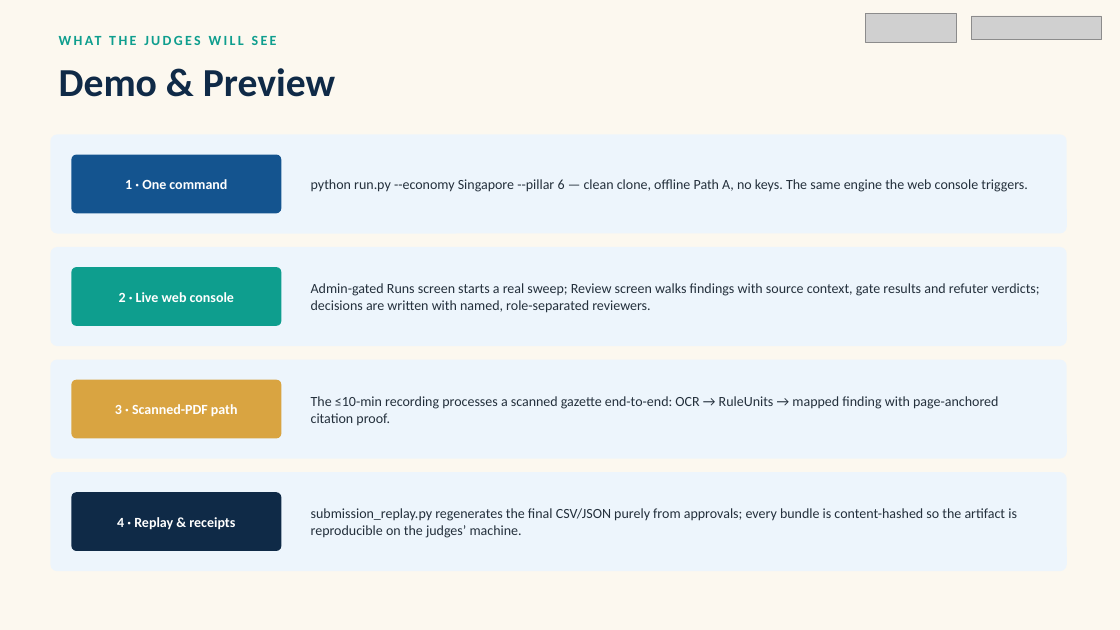
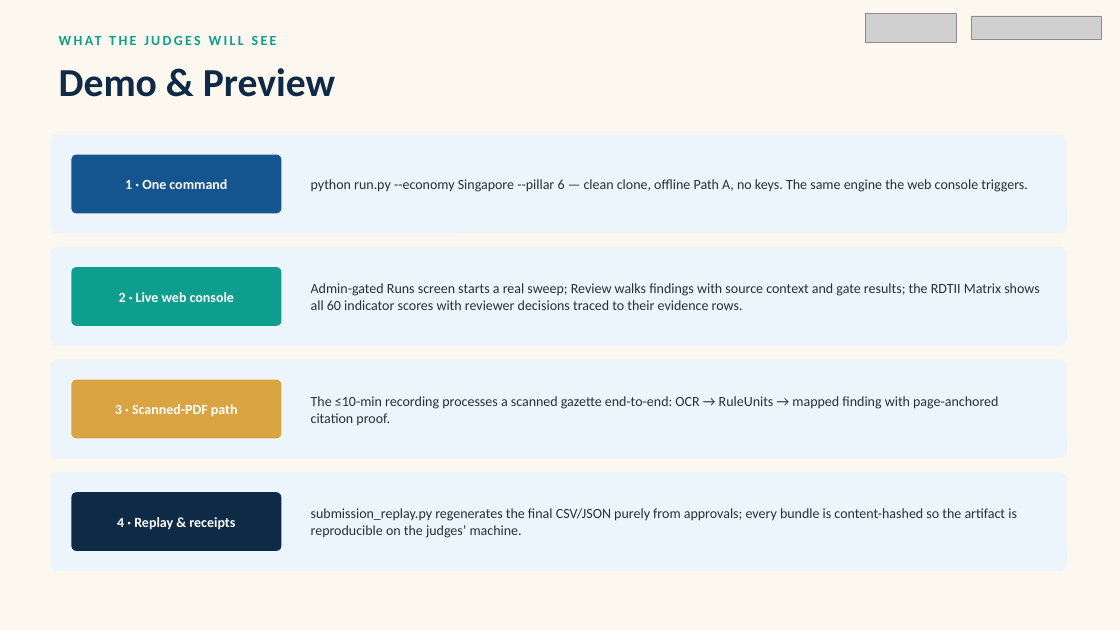
Before and after one commit to nafew0/ClauseChain, a slide deck: slide 10 of docs/ClauseChain Pitch Deck.pptx. Drawn at 1120x630 pixels with LibreOffice and Linux fonts; fonts in the diff are those of the drawing; grey boxes stand for pictures; background and template pictures are left out. Boxes give left, top, right and bottom in pixels: in the first picture for what was removed or moved away, otherwise in the second. Text is boxed around its words. In the diff, an @@ line names an element or a change of style, - is before the commit and + after.

```diff
--- a/docs/ClauseChain Pitch Deck.pptx
+++ b/docs/ClauseChain Pitch Deck.pptx
@@ text at (x1=311, y1=283, x2=1039, y2=310): text changed @@
-Admin-gated Runs screen starts a real sweep; Review screen walks findings with source context, gate results and refuter verdicts; decisions are written with named, role-separated reviewers.
+Admin-gated Runs screen starts a real sweep; Review walks findings with source context and gate results; the RDTII Matrix shows all 60 indicator scores with reviewer decisions traced to their evidence rows.
```
Also in this commit, not shown: 11 other slides changed, 1 other file.
